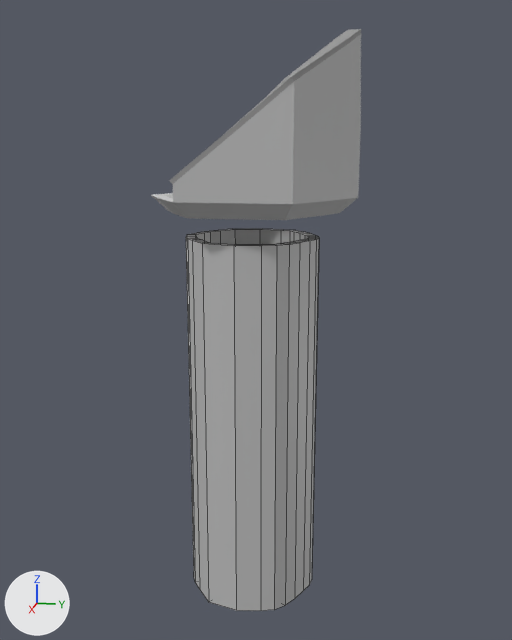
Before and after pictures for a commit that changed the FBX model Assets/fran/testing  03 propuesta/plaza.fbx.
One viewpoint serves both versions: a 50 mm lens placed at (6.37, 0.74, 0.53), pointed at (-0.02, -0.54, -1.06). Lighting does not change. The marker at lower left points along +X, +Y and +Z. The picture after the commit comes second. Mesh edges are drawn as thin lines on the coarser meshes. Where no turn or scale is listed for an object, it has been applied to the vertices.

Objects in the first picture: 'elevator_water_lava', 'plaza3'.
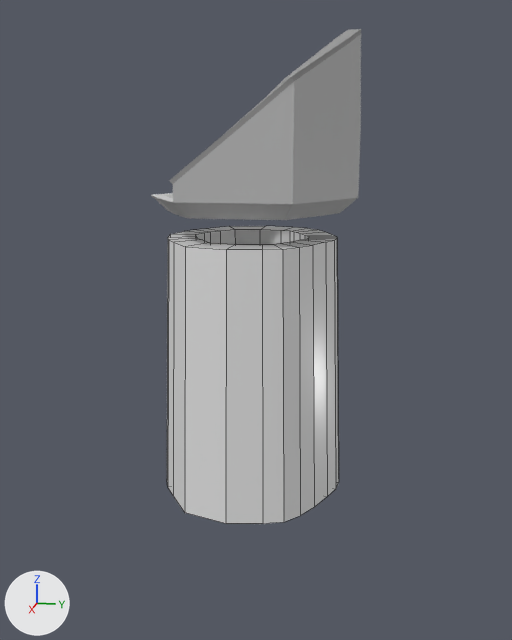
Location of each change, (x1, y1, x2, y2) in pixels of the pictures (512 x 640 px; the box of a moved part takes in the faces that stretch with it):
```json
{"object": "elevator_water_lava", "change": "reshaped, recoloured", "before": [186, 229, 319, 611], "after": [167, 226, 339, 524], "on screen": "grey to white, 29% wider, 22% shorter"}
{"part": 1, "of": "me_mesh_003", "change": "moved or reshaped", "before": [186, 229, 319, 611], "after": [167, 226, 339, 524]}
{"part": 2, "of": "me_mesh_003", "change": "recoloured", "before": [188, 229, 319, 611], "after": [168, 226, 339, 524], "on screen": "grey to white"}
{"part": 3, "of": "me_mesh_003", "change": "recoloured", "before": [186, 232, 211, 579], "after": [167, 230, 211, 485], "on screen": "light grey to white"}
```

Edits to the scene script, one JSON object a line:
```json
{"op": "add", "block": "mat_lava3", "code": ["mat_lava3 = principled_material('Lava3')", "mat_lava3.base_color = (0.8, 0.8, 0.8)  # white #e7e7e7", "mat_lava3.roughness = 0.2"]}
{"block": "me_mesh_003", "where": "# used by ob_elevator_water_lava; location = (0.0, -0.58, -2.59)"}
{"op": "remove", "block": "me_mesh_003", "code": "me_mesh_003.from_pydata(...)  # 96 vertices, 96 faces; spans x -0.63..0.63, y -0.62..0.62, z -1.16..2.32"}
{"op": "add", "block": "me_mesh_003", "code": "me_mesh_003.from_pydata(...)  # 96 vertices, 96 faces; spans x -0.97..0.97, y -0.86..0.86, z -0.05..2.32"}
{"block": "me_mesh_003", "change": "me_mesh_003 part 1: 72 of 96 vertices moved; they spanned x -0.63..0.63, y -0.62..0.62, z -1.16..2.32 and now span x -0.97..0.97, y -0.86..0.86, z -0.05..2.32; mean shift (0.0, 0.01, 0.73); largest move (0.63, -0.02, -1.16) -> (0.97, -0.03, -0.05)"}
{"block": "me_mesh_003", "change": "me_mesh_003 part 2: all 80 faces that had it switch from mat_lambert2 (grey #bcbcbc) to mat_lava3 (white #e7e7e7)"}
{"block": "me_mesh_003", "change": "me_mesh_003 part 3: all 16 faces that had it switch from mat_stone_paths (light grey #d6d6d6) to mat_lava3 (white #e7e7e7)"}
```
